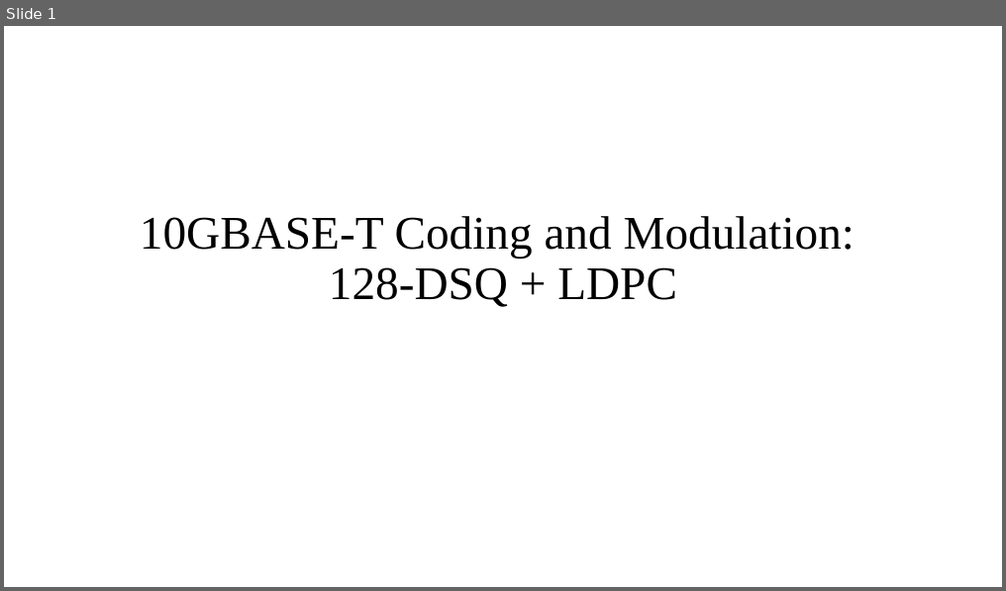
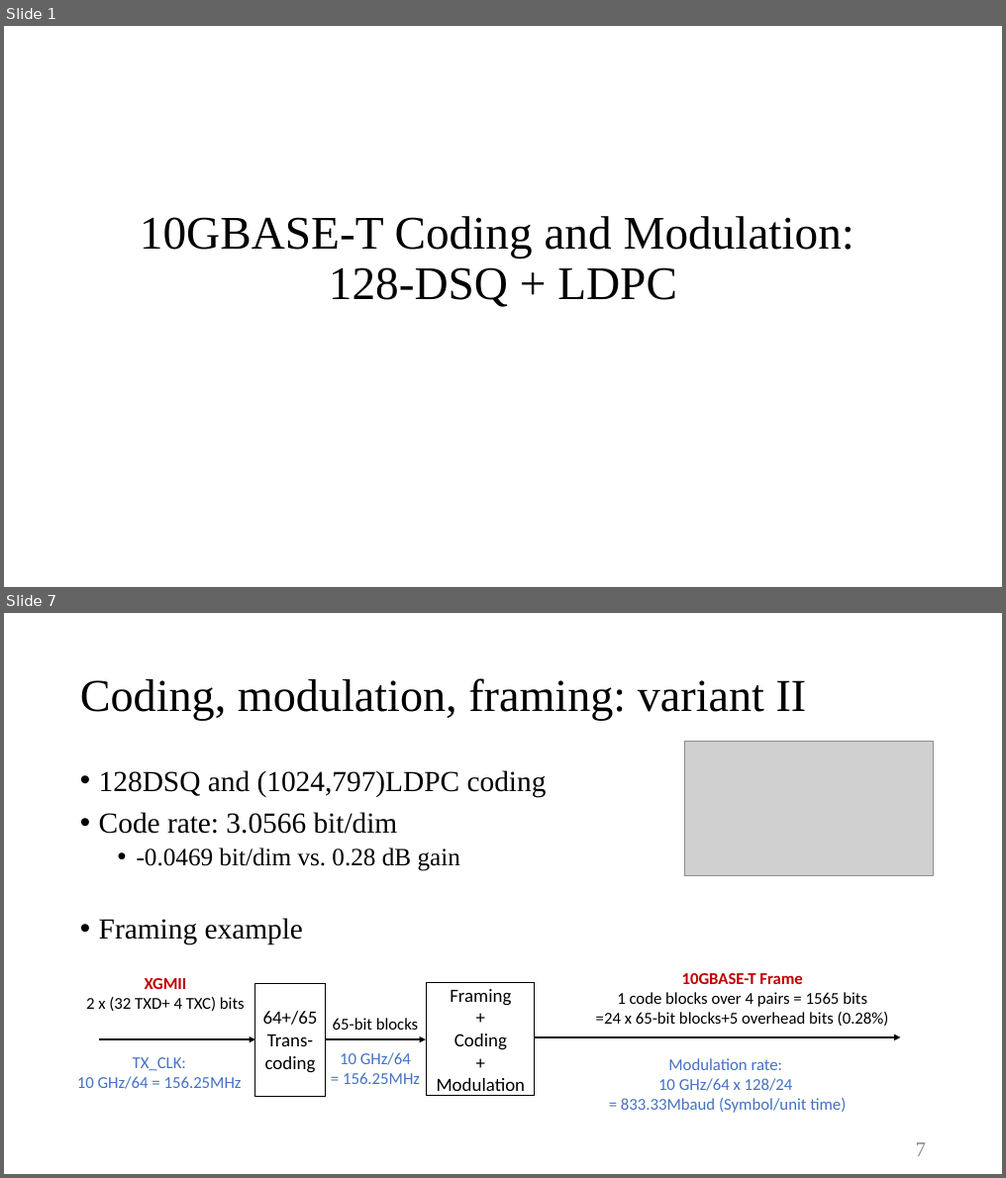
Before and after one commit to Freddy0406/128DSQ, a slide deck: 10GBASE-T Coding and Modulation.pptx. Shown one above the other, each under a label of ours: slide 1 before the commit, slides 1 and 7 after it; the slides between them are not shown. The pictures are 1006x591 and 1006x1178 pixels, drawn with LibreOffice and Linux fonts; fonts in the diff are those of the drawing; grey boxes stand for pictures. Boxes give left, top, right and bottom in pixels: in the first picture for what was removed or moved away, otherwise in the second. Text is boxed around its words. In the diff, an @@ line names an element or a change of style, - is before the commit and + after.

```diff
--- a/10GBASE-T Coding and Modulation.pptx
+++ b/10GBASE-T Coding and Modulation.pptx
@@ slide 7 added at box(4, 613, 1002, 1174), background #FFFFFF @@
@@ title added at box(80, 678, 807, 721), 44 pt, text #000000 @@
+Coding, modulation, framing: variant II
@@ picture added at box(684, 741, 934, 876) @@
@@ text added at box(99, 770, 547, 945), 28 pt, text #000000 @@
+• 128DSQ and (1024,797)LDPC coding
+• Code rate: 3.0566 bit/dim
+  • -0.0469 bit/dim vs. 0.28 dB gain
+• Framing example
@@ text added at box(86, 978, 245, 1011), 16 pt, text #000000 @@
+XGMII
+2 x (32 TXD+ 4 TXC) bits
@@ rectangle added at box(255, 983, 325, 1096), outline #000000 1 pt, 18 pt, text #000000 @@
+64+/65
+Trans-coding
@@ rectangle added at box(427, 983, 535, 1096), outline #000000 1 pt, 18 pt, text #000000 @@
+Framing
++
+Coding
++
+Modulation
@@ text added at box(596, 973, 889, 1026), 16 pt, text #000000 @@
+10GBASE-T Frame
+1 code blocks over 4 pairs = 1565 bits
+=24 x 65-bit blocks+5 overhead bits (0.28%)
@@ text added at box(333, 1018, 419, 1030), 16 pt, text #000000 @@
+65-bit blocks
@@ text added at box(77, 1058, 242, 1089), 16 pt, text #4472C4 @@
+TX_CLK:
+10 GHz/64 = 156.25MHz
@@ arrow added from (100, 1040) to (255, 1040), #000000 2 pt @@
@@ arrow added from (325, 1040) to (426, 1040), #000000 2 pt @@
@@ text added at box(340, 1053, 420, 1084), 16 pt, text #4472C4 @@
+10 GHz/64
+= 156.25MHz
@@ arrow added from (535, 1038) to (901, 1038), #000000 2 pt @@
@@ text added at box(621, 1059, 846, 1113), 16 pt, text #4472C4 @@
+Modulation rate:
+10 GHz/64 x 128/24
+= 833.33Mbaud (Symbol/unit time)
@@ page number added at box(916, 1143, 927, 1157), 20 pt, text #8C8C8C @@
+7
```
Also in this commit, not shown: 2 slides changed, 13 other slides added, 6 other files.
